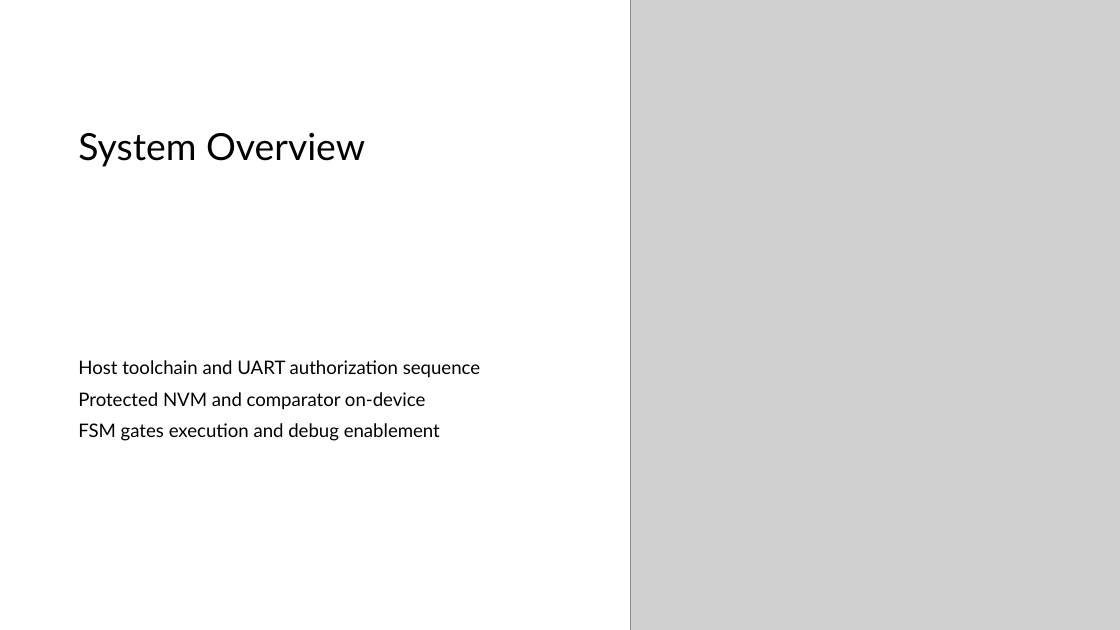
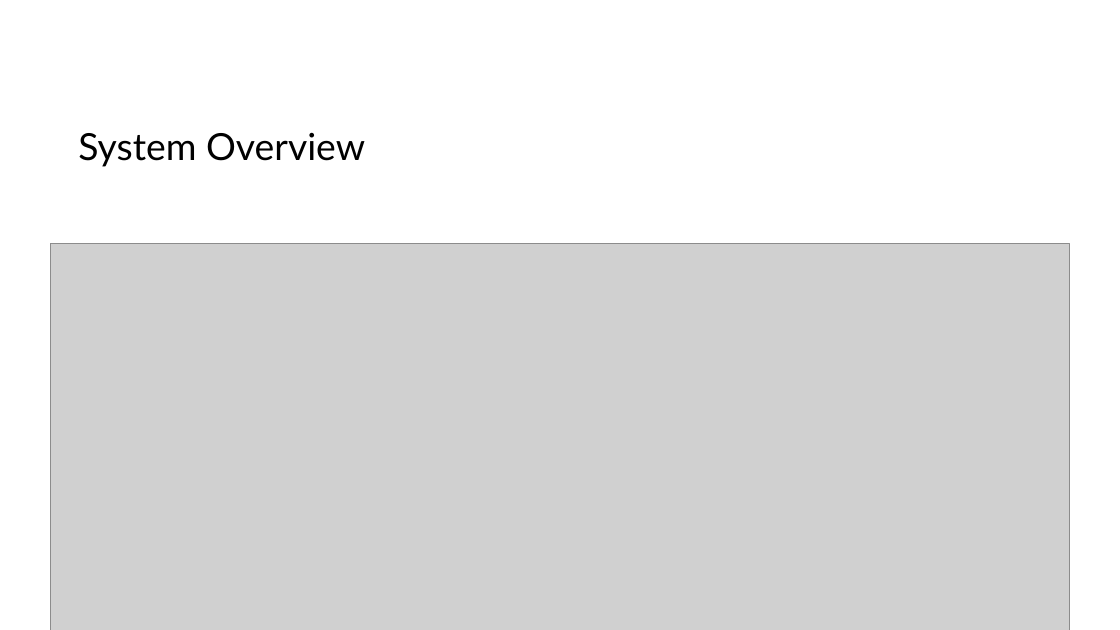
Before and after one commit to Maria618-hash/Ardiono-Alpha, a slide deck: slide 4 of thesis.pptx. Drawn at 1120x630 pixels with LibreOffice and Linux fonts; fonts in the diff are those of the drawing; grey boxes stand for pictures. Boxes give left, top, right and bottom in pixels: in the first picture for what was removed or moved away, otherwise in the second. Text is boxed around its words. In the diff, an @@ line names an element or a change of style, - is before the commit and + after.

```diff
--- a/thesis.pptx
+++ b/thesis.pptx
@@ picture: place and size @@
-picture at (630,0,1120,630)
+picture at (50,244,1070,630)
@@ text removed at (78,360,480,441) @@
-Host toolchain and UART authorization sequence
-Protected NVM and comparator on-device
-FSM gates execution and debug enablement
```
Also in this commit, not shown: 4 other slides changed, 6 other files.
